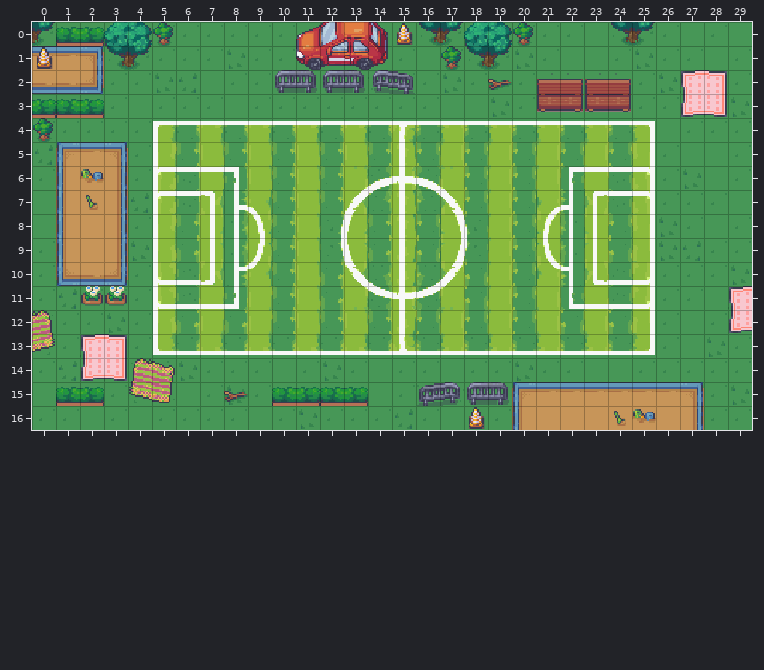
One commit to this Tiled map (JSON): map/s01.json. Above, as it was before the edit.
Cells are 16x16 px. Shown: x 0..29, y 0..16.
And afterwards:
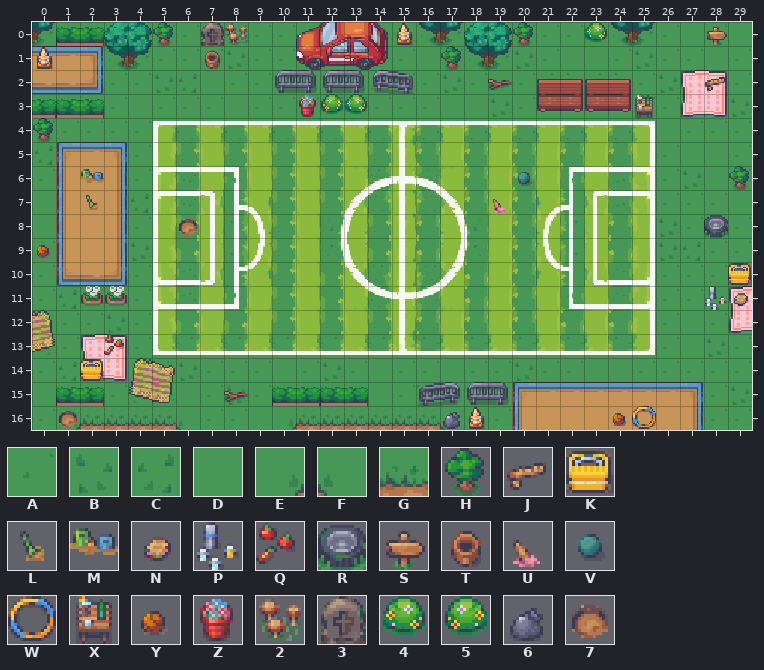
Key: from "scene_a": A 4, B 5, C 5 flipped left-right, D 7, E 56, F 56 flipped left-right, G 59; from "scene_b": H 1, J 4, K 5, L 8, M 9, N 10, P 11, Q 12, R 13, S 14, T 15, U 16, V 17, W 18, X 19, Y 20, Z 21, 2 22, 3 23, 4 24, 5 24 flipped left-right, 6 25, 7 26.
_ is an empty cell.
Change:
{"where": "layer \"BG1\""}
{"y":16,"x":1,"old":"ADADAA","new":"EGGGGF"}
{"y":16,"x":10,"old":"ABAAACAD","new":"EGGGGGGF"}
{"where": "layer \"BG2\""}
{"y":0,"x":7,"old":"__","new":"32"}
{"y":0,"x":23,"old":"_","new":"4"}
{"y":0,"x":28,"old":"_","new":"S"}
{"y":1,"x":7,"old":"_","new":"T"}
{"y":2,"x":28,"old":"_","new":"J"}
{"y":3,"x":11,"old":"___","new":"Z54"}
{"y":3,"x":25,"old":"_","new":"X"}
{"y":6,"x":20,"old":"_","new":"V"}
{"y":6,"x":29,"old":"_","new":"H"}
{"y":7,"x":19,"old":"_","new":"U"}
{"y":8,"x":6,"old":"_","new":"7"}
{"y":8,"x":28,"old":"_","new":"R"}
{"y":9,"x":0,"old":"_","new":"Y"}
{"y":10,"x":29,"old":"_","new":"K"}
{"y":11,"x":28,"old":"__","new":"PN"}
{"y":13,"x":3,"old":"_","new":"Q"}
{"y":14,"x":2,"old":"_","new":"K"}
{"y":16,"x":1,"old":"_","new":"7"}
{"y":16,"x":17,"old":"_","new":"6"}
{"y":16,"x":24,"old":"LM","new":"YW"}
